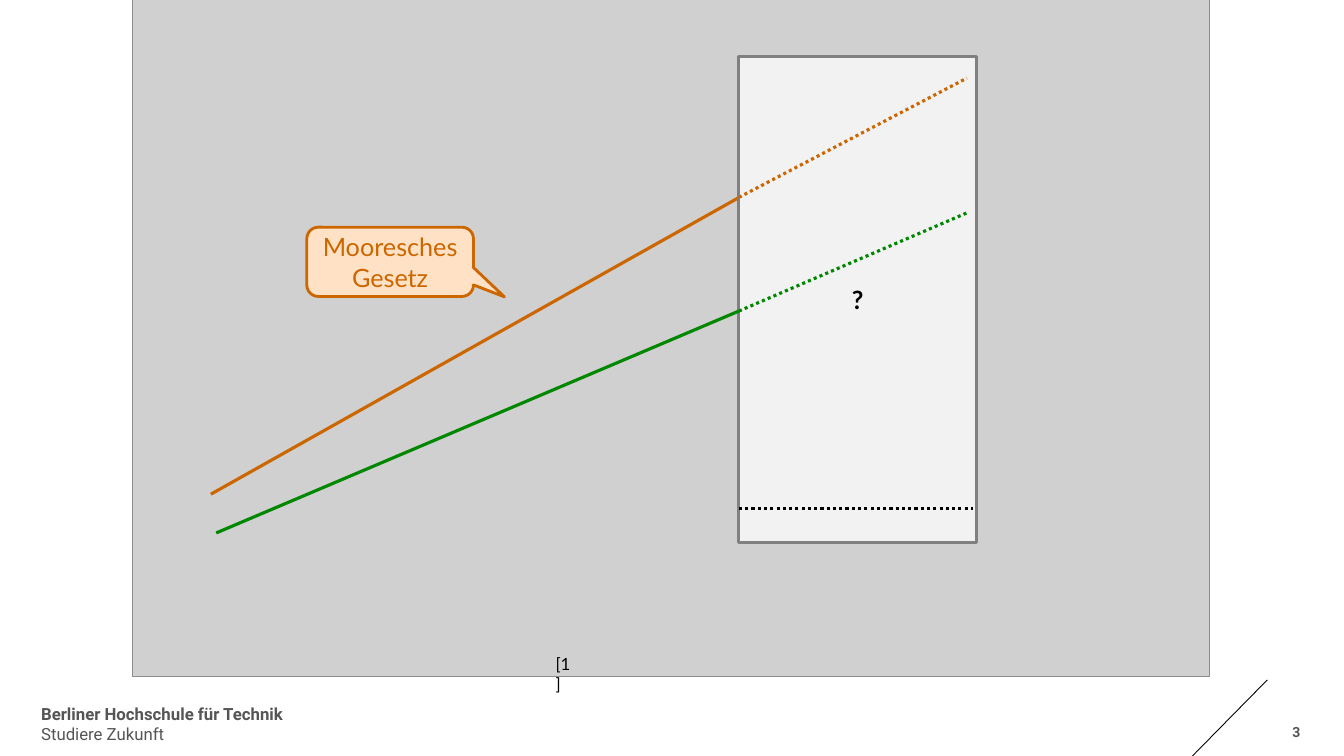
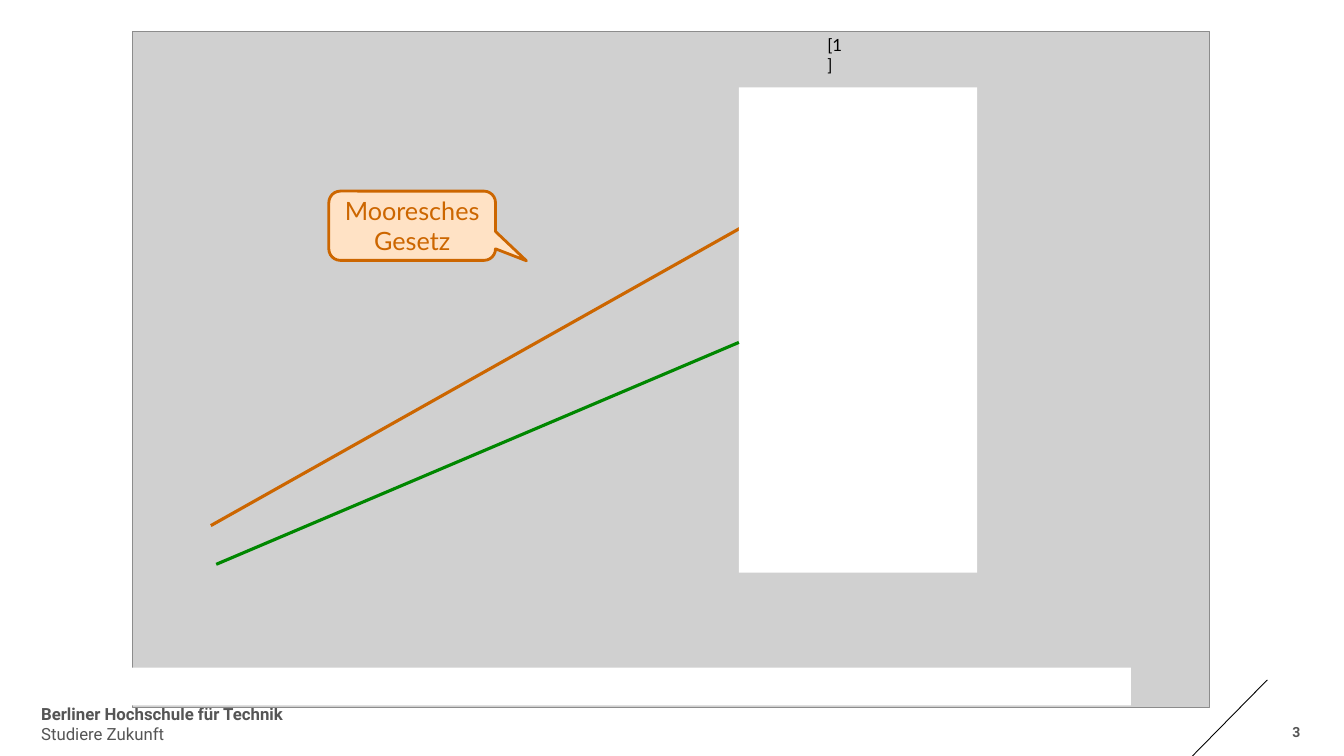
Before and after one commit to mmews-n4/bht_plv, a slide deck: slide 3 of slides/MultiThreadProgrammierung.pptx. Drawn at 1344x756 pixels with LibreOffice and Linux fonts; fonts in the diff are those of the drawing; grey boxes stand for pictures. Boxes give left, top, right and bottom in pixels: in the first picture for what was removed or moved away, otherwise in the second. Text is boxed around its words. In the diff, an @@ line names an element or a change of style, - is before the commit and + after.

```diff
--- a/slides/MultiThreadProgrammierung.pptx
+++ b/slides/MultiThreadProgrammierung.pptx
@@ text "[1]": place and size @@
-text "[1]" at bbox=[556, 657, 571, 673]
+text "[1]" at bbox=[827, 38, 842, 54]
@@ 2 lines, 1 picture, 1 rectangle: place and size @@
-2 lines, 1 picture, 1 rectangle at bbox=[132, 0, 1210, 677]
+2 lines, 1 picture, 1 rectangle at bbox=[132, 31, 1210, 708]
@@ text in rectangle at bbox=[739, 88, 977, 573]: text removed @@
-?
@@ rectangle at bbox=[739, 88, 977, 573]: fill #F2F2F2 to #FFFFFF; outline #808080 2 pt to none @@
@@ line removed from (739, 198) to (967, 79) @@
@@ rounded speech box "Mooresches": place and size @@
-rounded speech box "Mooresches" at bbox=[307, 227, 473, 296]
+rounded speech box "Mooresches" at bbox=[329, 192, 495, 261]
@@ line removed from (739, 312) to (967, 213) @@
@@ line removed from (739, 509) to (973, 509) @@
@@ rectangle added at bbox=[64, 667, 1131, 706], fill #FFFFFF @@
```
Also in this commit, not shown: 4 other slides changed, 1 other file.
